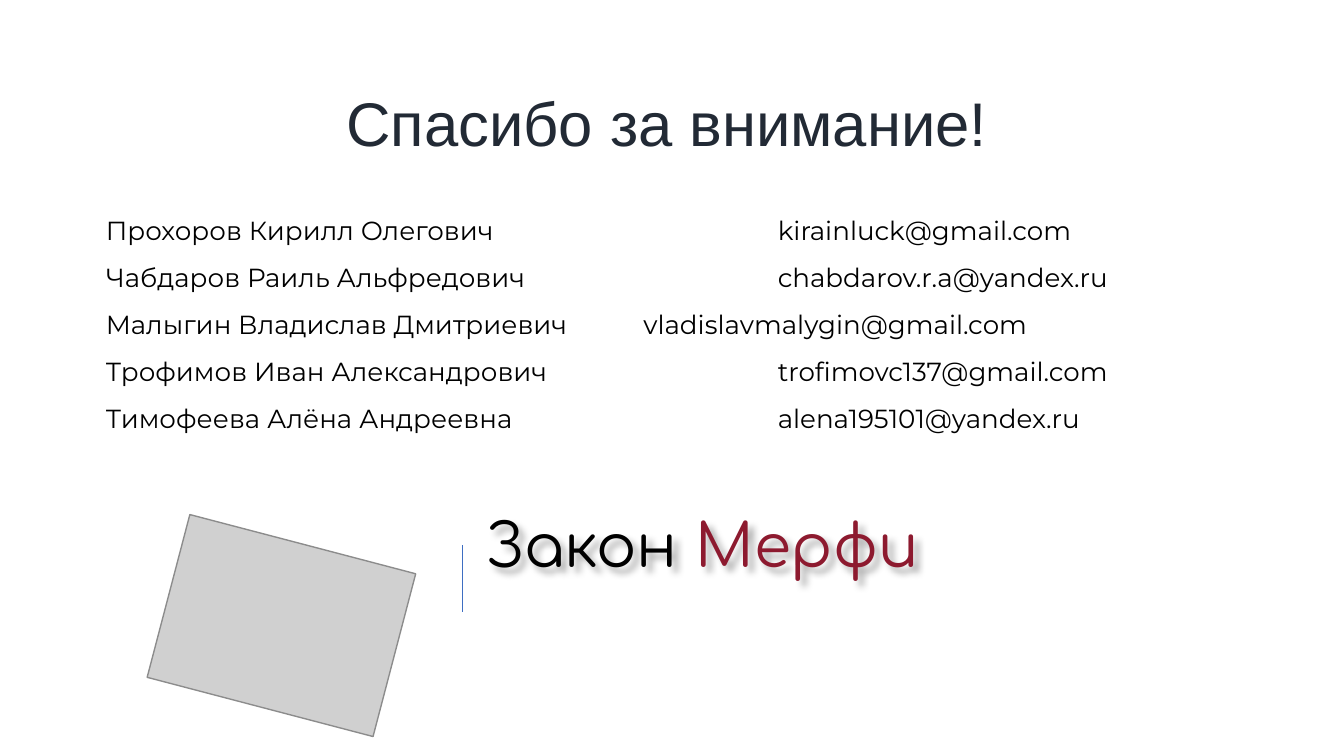
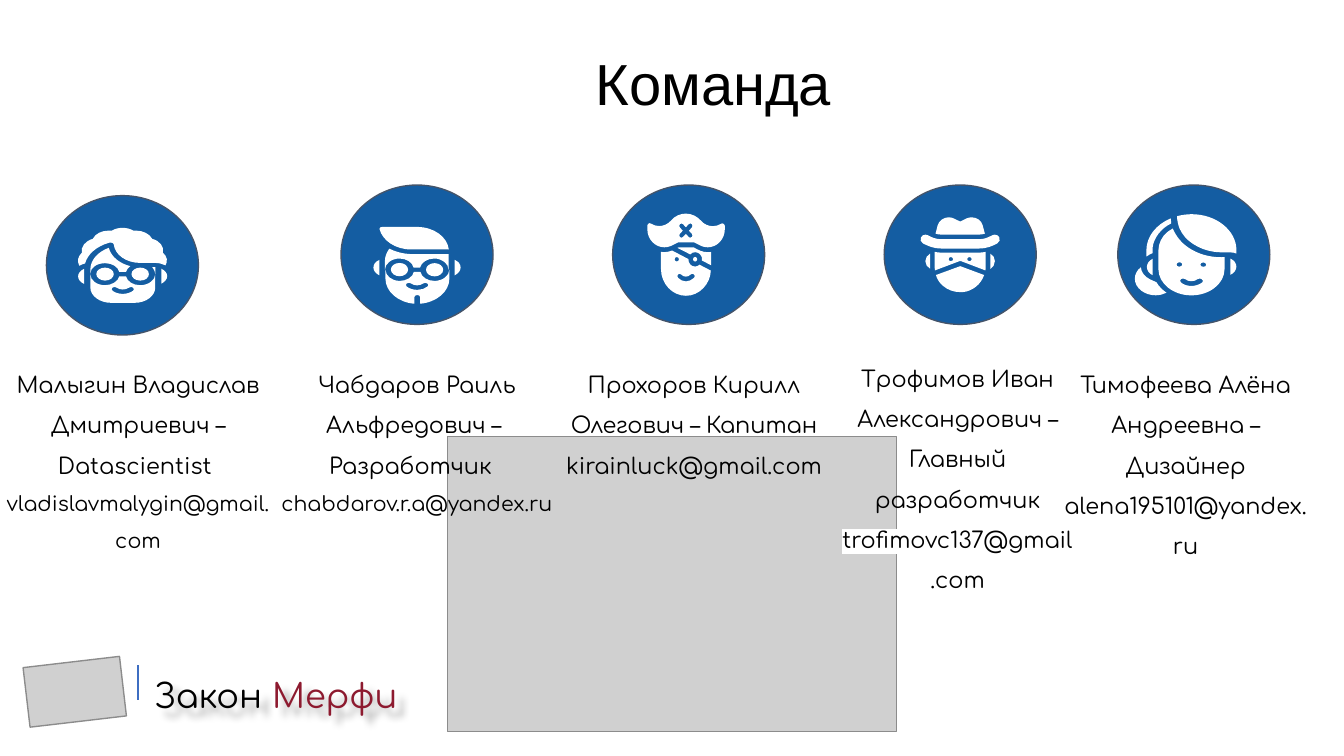
Before and after one commit to ninja-garden/hack2020.innoagency, a slide deck: slide 8 of преза_закон_мерфи_рекомендации.pptx (slide 6 before the commit). Drawn at 1344x756 pixels with LibreOffice and Linux fonts; fonts in the diff are those of the drawing; grey boxes stand for pictures; background and template pictures are left out. Boxes give left, top, right and bottom in pixels: in the first picture for what was removed or moved away, otherwise in the second. Text is boxed around its words. In the diff, an @@ line names an element or a change of style, - is before the commit and + after.

```diff
--- a/преза_закон_мерфи_рекомендации.pptx
+++ b/преза_закон_мерфи_рекомендации.pptx
@@ text added at (595, 65, 831, 117), 31 pt, text #000000 @@
+Команда
@@ text removed at (346, 101, 987, 147) @@
-Спасибо за внимание!
@@ ellipse added at (47, 196, 199, 336), fill #145DA2, outline #44546A 0.75 pt @@
@@ ellipse added at (341, 185, 493, 325), fill #145DA2, outline #44546A 0.75 pt @@
@@ ellipse added at (613, 185, 765, 325), fill #145DA2, outline #44546A 0.75 pt @@
@@ ellipse added at (884, 185, 1036, 325), fill #145DA2, outline #44546A 0.75 pt @@
@@ ellipse added at (1118, 185, 1270, 325), fill #145DA2, outline #44546A 0.75 pt @@
@@ text removed at (106, 220, 1108, 434) @@
-Прохоров Кирилл Олегович kirainluck@gmail.com
-Чабдаров Раиль Альфредович chabdarov.r.a@yandex.ru
-Малыгин Владислав Дмитриевич vladislavmalygin@gmail.com
-Трофимов Иван Александрович trofimovc137@gmail.com
-Тимофеева Алёна Андреевна alena195101@yandex.ru
@@ group added at (1134, 214, 1236, 296): 6 freeform shapes @@
@@ group added at (77, 228, 168, 302): 8 freeform shapes @@
@@ group added at (374, 227, 460, 304): 7 freeform shapes @@
@@ group added at (648, 214, 726, 296): 4 freeform shapes @@
@@ group added at (919, 218, 1000, 292): 6 freeform shapes @@
@@ text added at (7, 375, 269, 548), 12 pt, text #000000 @@
+  Малыгин Владислав Дмитриевич – Datascientist
+vladislavmalygin@gmail.com
@@ text added at (281, 374, 552, 516), 12 pt, text #000000 @@
+  Чабдаров Раиль Альфредович –
+  Разработчик
+chabdarov.r.a@yandex.ru
@@ text added at (566, 375, 822, 479), 12 pt, text #000000 @@
+  Прохоров Кирилл Олегович – Капитан
+kirainluck@gmail.com
@@ text added at (842, 369, 1072, 589), 12 pt, text #000000 @@
+  Трофимов Иван Александрович – Главный разработчик
+trofimovc137@gmail.com
@@ text added at (1064, 415, 1306, 554), 12 pt, text #000000 @@
+  Тимофеева Алёна Андреевна – Дизайнер
+alena195101@yandex.ru
@@ picture added at (448, 437, 896, 732) @@
@@ picture removed at (148, 515, 417, 737) @@
@@ line removed from (462, 546) to (462, 612) @@
@@ picture added at (24, 656, 127, 727) @@
@@ line added from (138, 665) to (138, 700), #3E6EC2 0.75 pt @@
@@ title "Закон Мерфи": place and size @@
-title "Закон Мерфи" at (486, 519, 918, 581)
+title "Закон Мерфи" at (155, 681, 397, 716)
@@ title "Закон Мерфи" at (155, 681, 397, 716): size 32 to 18 pt @@
```
Also in this commit, not shown: 2 other slides changed, 5 slides added, 3 slides removed, 1 other file.
